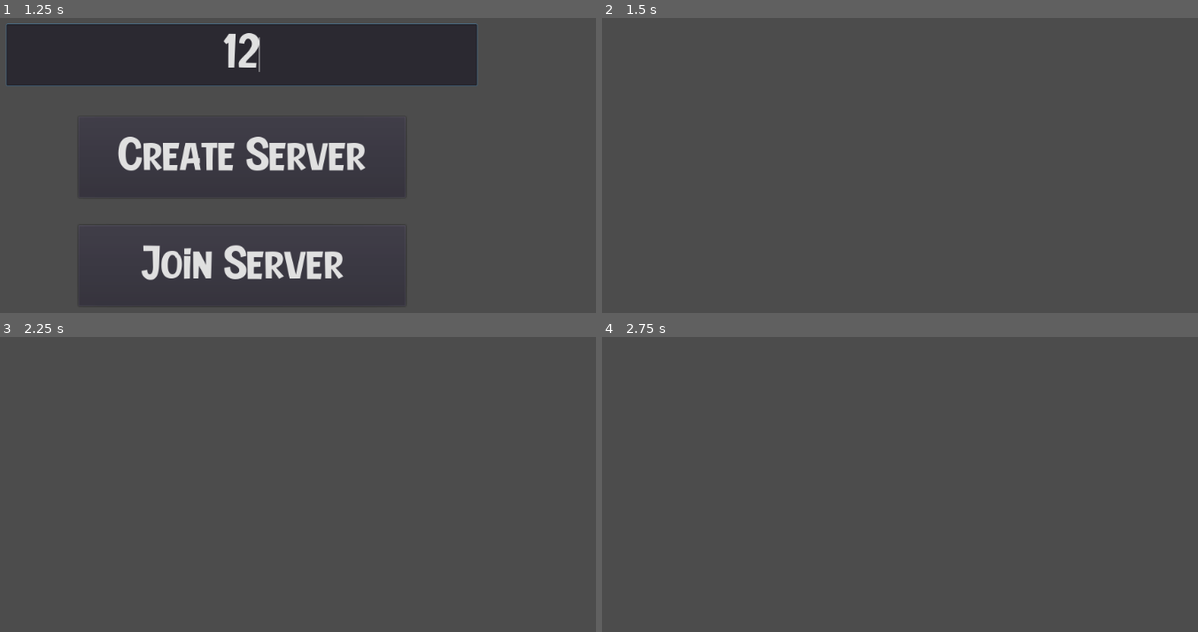
Above: before the commit, frames 1-4 (two rows, left to right).
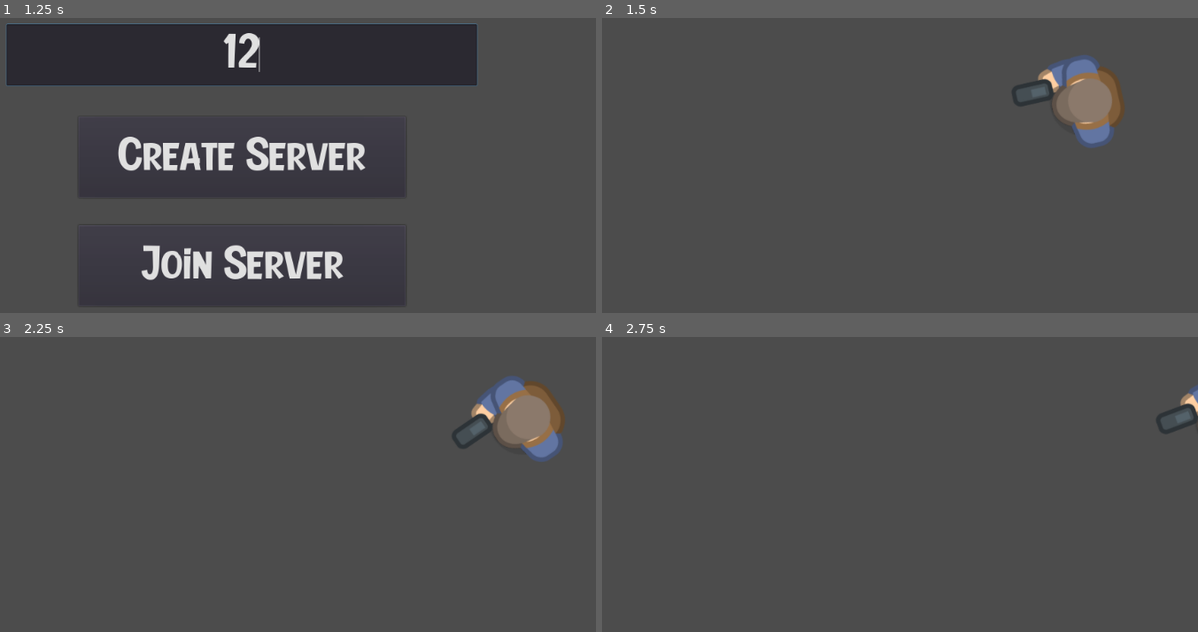
Above: after the commit, the same moments.

Repository: GittyGrubHub85/my-multiplayer-godot-game-prototype
Game: Godot game, scene res://Network_setup.tscn
Same seed, same stepped clock (60 frames per second), same inputs: the game is played once before the commit and once after it.
Inputs (mouse positions are in pixels of both pictures, inside the frame that each line leads up to):
- Up to frame 1 (1.25 s): click (244, 56) at 0.52 s; type "12" at 0.6 s
- Up to frame 2 (1.5 s): click "Create Server" at 1.25 s
- Up to frame 3 (2.25 s): tap Enter at 2 s; move the mouse to (399, 508) at 2.02 s; hold D (right, bound only after the commit) from 2.03 s (still down)
- Up to frame 4 (2.75 s): keep holding D (right, bound only after the commit)

Frame 1 is identical in both runs. In frame 2, 3.1% of the frame differs, in the area x 68-88%, y 12-45%; in frame 3, 3.1%, in the area x 75-95%, y 13-43%; in frame 4, 0.4%.
Error in both runs: Invalid get index '3' (on base: 'Array'). (res://Network.gd:18)

Commit message:
Part 2 of PlugWorld's multiplayer 2d shooter tutorial, checkpoint committed here. Project Design is added and documentation how I setup my Android export.

Diff:
--- /dev/null
+++ b/Global.gd
@@ -0,0 +1,16 @@
+extends Node
+
+var player_master = null
+var ui = null
+
+var alive_players = []
+
+func instance_node_at_location(node: Object, parent: Object, location: Vector2) -> Object:
+	var node_instance = instance_node(node, parent)
+	node_instance.global_position = location
+	return node_instance
+
+func instance_node(node: Object, parent: Object) -> Object:
+	var node_instance = node.instance()
+	parent.add_child(node_instance)
+	return node_instance
--- a/Network.gd
+++ b/Network.gd
@@ -18,7 +18,7 @@
 		ip_address = IP.get_local_addresses()[3]
 
 	for ip in IP.get_local_addresses():
-		if ip.begins_with("192.168."):
+		if ip.begins_with("192.168.") and not ip.ends_with(".1"):
 			ip_address = ip
 
 	get_tree().connect("connected_to_server", self, "_connected_to_server")
--- a/Network_setup.gd
+++ b/Network_setup.gd
@@ -1,5 +1,6 @@
 extends Control
 
+var player = load("res://Player.tscn")
 
 onready var multiplayer_config_ui = $Multiplayer_configure
 onready var server_ip_address = $Multiplayer_configure/Server_ip_address
@@ -20,13 +21,20 @@
 func _player_connected(id) -> void:
 	print("Player " + str(id) + " has connected")
 
+	instance_player(id)
+
 func _player_disconnected(id) -> void:
 	print("Player " + str(id) + " has disconnected")
+
+	if Players.has_node(str(id)):
+		Players.get_node(str(id)).queue_free()
 
 
 func _on_Create_server_pressed():
 	multiplayer_config_ui.hide()
 	Network.create_server()
+
+	instance_player(get_tree().get_network_unique_id())
 	pass # Replace with function body.
 
 func _on_Join_server_pressed():
@@ -35,3 +43,14 @@
 		Network.ip_address = server_ip_address.text
 		Network.join_server()
 	pass # Replace with function body.
+
+func _connected_to_server() -> void:
+	yield(get_tree().create_timer(0.1), "timeout")
+	instance_player(get_tree().get_network_unique_id())
+
+func instance_player(id) -> void:
+	var player_instance = Global.instance_node_at_location(player, Players, Vector2(rand_range(0,1024),rand_range(0,600)))
+	player_instance.name = str(id)
+	player_instance.set_network_master(id)
+	#player_instance.username = username_text_edit.text
+	#current_spawn_location_instance_number += 1
--- /dev/null
+++ b/Player.gd
@@ -0,0 +1,41 @@
+extends KinematicBody2D
+
+const speed = 300
+
+var velocity = Vector2(0, 0)
+
+puppet var puppet_position = Vector2(0, 0) setget puppet_position_set
+puppet var puppet_velocity = Vector2()
+puppet var puppet_rotation = 0
+
+onready var tween = $Tween
+
+func _process(delta: float) -> void:
+	if is_network_master():
+		var x_input = int(Input.is_action_pressed("right")) - int(Input.is_action_pressed("left"))
+		var y_input = int(Input.is_action_pressed("down")) - int(Input.is_action_pressed("up"))
+
+		velocity = Vector2(x_input, y_input).normalized()
+
+		move_and_slide(velocity * speed)
+
+		look_at(get_global_mouse_position())
+	else:
+		rotation_degrees = lerp(rotation_degrees, puppet_rotation, delta * 8)
+
+		if not tween.is_active():
+			move_and_slide(puppet_velocity * speed)
+
+
+func puppet_position_set(new_value) -> void:
+	puppet_position = new_value
+
+	tween.interpolate_property(self, "global_position", global_position, puppet_position, 0.1)
+	tween.start()
+
+func _on_Network_tick_rate_timeout():
+	if is_network_master():
+		rset_unreliable("puppet_position", global_position)
+		rset_unreliable("puppet_velocity", velocity)
+		rset_unreliable("puppet_rotation", rotation_degrees)
+	pass # Replace with function body.
--- /dev/null
+++ b/Player.tscn
@@ -0,0 +1,29 @@
+[gd_scene load_steps=4 format=2]
+
+[ext_resource path="res://Assets/Characters.png" type="Texture" id=1]
+[ext_resource path="res://Player.gd" type="Script" id=2]
+
+[sub_resource type="CapsuleShape2D" id=1]
+radius = 40.0
+height = 33.0
+
+[node name="Player" type="KinematicBody2D"]
+scale = Vector2( 0.75, 0.75 )
+script = ExtResource( 2 )
+
+[node name="Sprite" type="Sprite" parent="."]
+texture = ExtResource( 1 )
+offset = Vector2( 16, -6 )
+region_enabled = true
+region_rect = Rect2( 512, 1500, 256, 250 )
+
+[node name="CollisionShape2D" type="CollisionShape2D" parent="."]
+shape = SubResource( 1 )
+
+[node name="Tween" type="Tween" parent="."]
+
+[node name="Network_tick_rate" type="Timer" parent="."]
+wait_time = 0.03
+autostart = true
+
+[connection signal="timeout" from="Network_tick_rate" to="." method="_on_Network_tick_rate_timeout"]
--- /dev/null
+++ b/Players.tscn
@@ -0,0 +1,3 @@
+[gd_scene format=2]
+
+[node name="Players" type="Node"]
--- a/project.godot
+++ b/project.godot
@@ -17,6 +17,35 @@
 [autoload]
 
 Network="*res://Network.gd"
+Global="*res://Global.gd"
+Players="*res://Players.tscn"
+
+[input]
+
+up={
+"deadzone": 0.5,
+"events": [ Object(InputEventKey,"resource_local_to_scene":false,"resource_name":"","device":0,"alt":false,"shift":false,"control":false,"meta":false,"command":false,"pressed":false,"scancode":0,"physical_scancode":87,"unicode":0,"echo":false,"script":null)
+, Object(InputEventKey,"resource_local_to_scene":false,"resource_name":"","device":0,"alt":false,"shift":false,"control":false,"meta":false,"command":false,"pressed":false,"scancode":0,"physical_scancode":16777232,"unicode":0,"echo":false,"script":null)
+ ]
+}
+right={
+"deadzone": 0.5,
+"events": [ Object(InputEventKey,"resource_local_to_scene":false,"resource_name":"","device":0,"alt":false,"shift":false,"control":false,"meta":false,"command":false,"pressed":false,"scancode":0,"physical_scancode":68,"unicode":0,"echo":false,"script":null)
+, Object(InputEventKey,"resource_local_to_scene":false,"resource_name":"","device":0,"alt":false,"shift":false,"control":false,"meta":false,"command":false,"pressed":false,"scancode":0,"physical_scancode":16777233,"unicode":0,"echo":false,"script":null)
+ ]
+}
+down={
+"deadzone": 0.5,
+"events": [ Object(InputEventKey,"resource_local_to_scene":false,"resource_name":"","device":0,"alt":false,"shift":false,"control":false,"meta":false,"command":false,"pressed":false,"scancode":0,"physical_scancode":83,"unicode":0,"echo":false,"script":null)
+, Object(InputEventKey,"resource_local_to_scene":false,"resource_name":"","device":0,"alt":false,"shift":false,"control":false,"meta":false,"command":false,"pressed":false,"scancode":0,"physical_scancode":16777234,"unicode":0,"echo":false,"script":null)
+ ]
+}
+left={
+"deadzone": 0.5,
+"events": [ Object(InputEventKey,"resource_local_to_scene":false,"resource_name":"","device":0,"alt":false,"shift":false,"control":false,"meta":false,"command":false,"pressed":false,"scancode":0,"physical_scancode":65,"unicode":0,"echo":false,"script":null)
+, Object(InputEventKey,"resource_local_to_scene":false,"resource_name":"","device":0,"alt":false,"shift":false,"control":false,"meta":false,"command":false,"pressed":false,"scancode":0,"physical_scancode":16777231,"unicode":0,"echo":false,"script":null)
+ ]
+}
 
 [physics]
 
Binary file added: Assets/Characters.png
Not shown, added: Assets/Characters.png.import
Binary file added: Assets/Tilesheet.png
Not shown, added: Assets/Tilesheet.png.import
Binary file added: ProjectDesign/Annotation 2022-08-02 132334.png
Not shown, added: ProjectDesign/Annotation 2022-08-02 132334.png.import
Not shown, added: ProjectDesign/Annotation 2022-08-02 132334.txt
Not shown, changed: export_presets.cfg
Not shown, changed: ProjectDesign/ProjectDesign.docx
